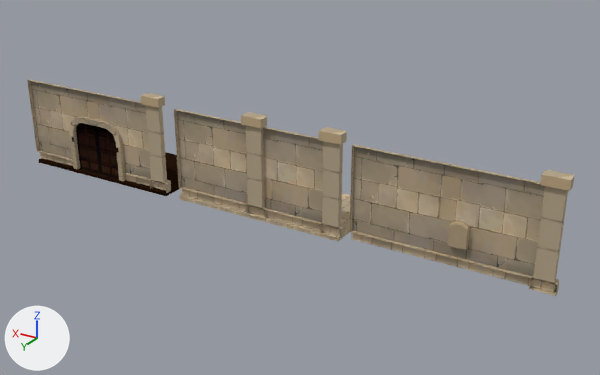
Before and after pictures for a commit that changed the Blender file Floor Varian 1/1. File/1_environment_bp.blend.
Rendered twice from a 50 mm lens placed at (-33.5, 32.4, 19.0), pointed at (-12.3, -2.9, 1.3). Every picture has the same lights, and +X, +Y and +Z are marked at lower left.

Before the edit, the objects in view are built like this:
```python
ob_floor_001 = bpy.data.objects.new('Floor.001', me_cube_003)
ob_floor_001.location = (-10.95, -2.99, 0.0)
ob_floor_003 = bpy.data.objects.new('Floor.003', me_cube_006)
ob_floor_003.location = (-10.95, -0.68, 2.8)
ob_floor_003.rotation_euler = (1.571, 0.0, 0.0)  # degrees (90, 0, 0)
ob_floor_005 = bpy.data.objects.new('Floor.005', me_cube_008)
ob_floor_005.location = (-21.62, -0.68, 2.8)
ob_floor_005.rotation_euler = (1.571, 0.0, 0.0)  # degrees (90, 0, 0)
ob_floor_006 = bpy.data.objects.new('Floor.006', me_cube_009)
ob_floor_006.location = (0.13, -0.68, 2.8)
ob_floor_006.rotation_euler = (1.571, 0.0, 0.0)  # degrees (90, 0, 0)
ob_floor_007 = bpy.data.objects.new('Floor.007', me_cube_011)
ob_floor_007.location = (-21.62, -0.68, 2.8)
ob_floor_007.rotation_euler = (1.571, 0.0, 0.0)  # degrees (90, 0, 0)
ob_floor_008 = bpy.data.objects.new('Floor.008', me_cube_010)
ob_floor_008.location = (0.13, -0.68, 2.8)
ob_floor_008.rotation_euler = (1.571, 0.0, 0.0)  # degrees (90, 0, 0)
ob_floor_010 = bpy.data.objects.new('Floor.010', me_cube_005)
ob_floor_010.location = (-21.62, -0.68, 2.78)
ob_floor_010.rotation_euler = (1.571, 0.0, 0.0)  # degrees (90, 0, 0)
ob_hp_001 = bpy.data.objects.new('HP.001', me_cube_021)
ob_hp_001.location = (0.13, -0.71, 1.63)
ob_hp_002 = bpy.data.objects.new('HP.002', me_cube_022)
ob_hp_002.location = (0.13, -0.71, 1.63)
ob_plane = bpy.data.objects.new('Plane', me_plane_001)
ob_plane.location = (0.13, -0.71, 1.63)
ob_plane.rotation_euler = (1.571, 0.0, 0.0)  # degrees (90, 0, 0)
# me_cube_006
# before: 1 (5.02, 2.5, -0.19) at pixel (173, 109), 3 (5.02, -2.01, -0.19) at pixel (178, 187), 5 (-5.02, 2.5, -0.19) at pixel (340, 143), 7 (-5.02, -2.01, -0.19) at pixel (338, 229)
# me_cube_011
# before: 1 (5.02, 2.5, -0.19) at pixel (351, 145), 3 (5.02, -2.01, -0.19) at pixel (349, 231), 5 (-5.02, 2.5, -0.19) at pixel (566, 189), 7 (-5.02, -2.01, -0.19) at pixel (553, 284), 8 (5.02, -0.28, -0.19) at pixel (350, 199)
# before: 9 (5.02, -1.42, -0.19) at pixel (349, 221), 10 (-5.02, -1.42, -0.19) at pixel (555, 272), 11 (-5.02, -0.28, -0.19) at pixel (558, 249), 16 (-0.05, -2.01, -0.19) at pixel (446, 256), 17 (-1.0, -2.01, -0.19) at pixel (466, 261)
# before: 22 (-1.0, 2.5, -0.19) at pixel (474, 170), 23 (-0.05, 2.5, -0.19) at pixel (453, 166), 36 (-0.52, -2.01, -0.19) at pixel (456, 259), 39 (-0.52, 2.5, -0.19) at pixel (463, 168)
# also in view: 'Floor.002' at (0.0, -2.9, 0.2); 'Floor.011' at (-4.4, -0.6, 3.0); 'Floor.009' at (-10.9, -0.8, 0.6); 'Floor.004' at (-13.3, -0.6, 3.0)
```
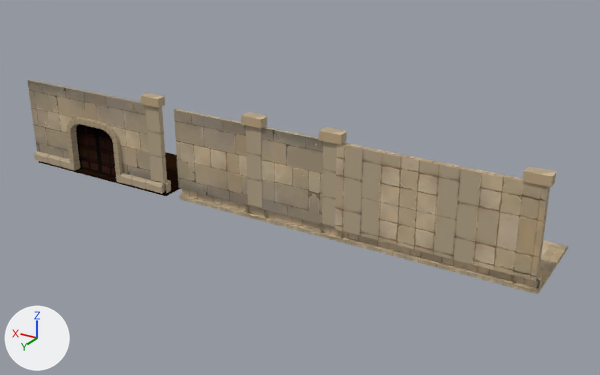
Patch to the scene script:
```diff
--- a/Floor Varian 1/1. File/1_environment_bp.blend.py
+++ b/Floor Varian 1/1. File/1_environment_bp.blend.py
@@ me_cube_006 @@
 # used by ob_floor_003; location = (-10.95, -0.68, 2.8); rotation_euler = (1.571, 0.0, 0.0), in degrees (90, 0, 0)
 # verts and faces of me_cube_006; kept vertices keep their numbers, new ones are numbered from 8
-me_cube_006.from_pydata(...)  # 8 vertices, 5 faces; spans x -5.02..5.02, y -2.01..2.5, z -0.19..0.01
+me_cube_006.from_pydata(...)  # 8 vertices, 6 faces; spans x -5.02..5.02, y -2.01..2.5, z -0.19..0.01
+# me_cube_006 part 1
+faces += [(1, 3, 7, 5)]
 me_cube_006.materials.append(mat_1_environment)
@@ me_cube_011 @@
 # used by ob_floor_007; location = (-21.62, -0.68, 2.8); rotation_euler = (1.571, 0.0, 0.0), in degrees (90, 0, 0)
 # verts and faces of me_cube_011; kept vertices keep their numbers, new ones are numbered from 52
-me_cube_011.from_pydata(...)  # 52 vertices, 45 faces; spans x -5.02..5.02, y -2.01..2.5, z -0.28..0.01
+me_cube_011.from_pydata(...)  # 52 vertices, 46 faces; spans x -5.02..5.02, y -2.01..2.5, z -0.29..0.01
+# me_cube_011 part 2
+for i in [1, 3, 5, *range(7, 12), 16, 17, 22, 23, 36, 39]: verts[i] += (0.0, 0.0, -0.1)
+faces += [(1, 8, 9, 3, 16, 36, 17, 7, 10, 11, 5, 22, 39, 23)]
 me_cube_011.materials.append(mat_1_environment)
@@ ob_floor_007 @@
 ob_floor_007 = bpy.data.objects.new('Floor.007', me_cube_011)
-ob_floor_007.location = (-21.62, -0.68, 2.8)
+ob_floor_007.location = (-20.86, -0.68, 2.8)
 ob_floor_007.rotation_euler = (1.571, 0.0, 0.0)  # degrees (90, 0, 0)
@@ ob_floor_010 @@
 ob_floor_010 = bpy.data.objects.new('Floor.010', me_cube_005)
-ob_floor_010.location = (-21.62, -0.68, 2.78)
+ob_floor_010.location = (-20.86, -0.68, 2.78)
 ob_floor_010.rotation_euler = (1.571, 0.0, 0.0)  # degrees (90, 0, 0)
@@ ob_floor_005 @@
 ob_floor_005 = bpy.data.objects.new('Floor.005', me_cube_008)
-ob_floor_005.location = (-21.62, -0.68, 2.8)
+ob_floor_005.location = (-20.86, -0.68, 2.8)
 ob_floor_005.rotation_euler = (1.571, 0.0, 0.0)  # degrees (90, 0, 0)
@@ ob_floor_006 @@
 ob_floor_006.rotation_euler = (1.571, 0.0, 0.0)  # degrees (90, 0, 0)
+_m = ob_floor_006.modifiers.new('Mirror', 'MIRROR')
+_m.use_axis = (False, False, True)
+_m.mirror_object = ob_floor_008
@@ ob_floor_008 @@
 ob_floor_008 = bpy.data.objects.new('Floor.008', me_cube_010)
-ob_floor_008.location = (0.13, -0.68, 2.8)
+ob_floor_008.location = (0.13, -0.59, 2.8)
 ob_floor_008.rotation_euler = (1.571, 0.0, 0.0)  # degrees (90, 0, 0)
@@ ob_hp_001 @@
 ob_hp_001 = bpy.data.objects.new('HP.001', me_cube_021)
-ob_hp_001.location = (0.13, -0.71, 1.63)
+ob_hp_001.location = (0.13, -0.6, 1.63)
 _m = ob_hp_001.modifiers.new('Mirror', 'MIRROR')
@@ ob_hp_002 @@
 ob_hp_002 = bpy.data.objects.new('HP.002', me_cube_022)
-ob_hp_002.location = (0.13, -0.71, 1.63)
+ob_hp_002.location = (0.13, -0.6, 1.63)
 _m = ob_hp_002.modifiers.new('Mirror', 'MIRROR')
@@ ob_hp_005 @@
 ob_hp_005 = bpy.data.objects.new('HP.005', me_cube_025)
-ob_hp_005.location = (0.13, -0.71, 1.63)
+ob_hp_005.location = (0.13, -0.6, 1.63)
 _m = ob_hp_005.modifiers.new('Mirror', 'MIRROR')
@@ ob_hp_007 @@
 ob_hp_007 = bpy.data.objects.new('HP.007', me_cube_027)
-ob_hp_007.location = (0.13, -0.71, 1.63)
+ob_hp_007.location = (0.13, -0.6, 1.63)
 _m = ob_hp_007.modifiers.new('Mirror', 'MIRROR')
@@ ob_floor_012 @@
+ob_floor_012 = bpy.data.objects.new('Floor.012', me_cube_003.copy())  # the mesh of ob_floor_001
+ob_floor_012.location = (-20.99, -2.99, 0.0)
+ob_floor_012.scale = (-1.0, 1.0, 1.0)
```

Pixel boxes (x1, y1, x2, y2) of what changed, in the pictures (600 x 375 px):
'Floor.007', reshaped, moved
    before: (350, 145, 555, 284)
    after: (335, 143, 548, 281)
'Floor.003', reshaped
    before: (174, 109, 339, 229)
    after: (174, 109, 335, 228)
'Floor.008', moved
    both: (27, 80, 165, 184)
'Floor.010', moved
    before: (529, 170, 574, 296)
    after: (513, 167, 556, 291)
'Floor.012', added
    after: (338, 236, 568, 294)
'Floor.005', moved
    before: (351, 230, 556, 292)
    after: (338, 230, 539, 288)
'Floor.006', modifiers changed, reshaped
    before: (40, 150, 166, 191)
    after: (34, 151, 166, 194)
'HP.001', moved
    before: (69, 125, 122, 143)
    after: (66, 127, 120, 144)
'HP.002', moved
    before: (70, 121, 120, 138)
    after: (67, 121, 118, 139)
'HP.005', moved
    before: (82, 117, 105, 128)
    after: (79, 118, 103, 129)
'HP.007', moved
    before: (69, 131, 123, 148)
    after: (66, 132, 121, 149)
part 1 of me_cube_006, added (brown)
    after: (174, 110, 335, 228)
